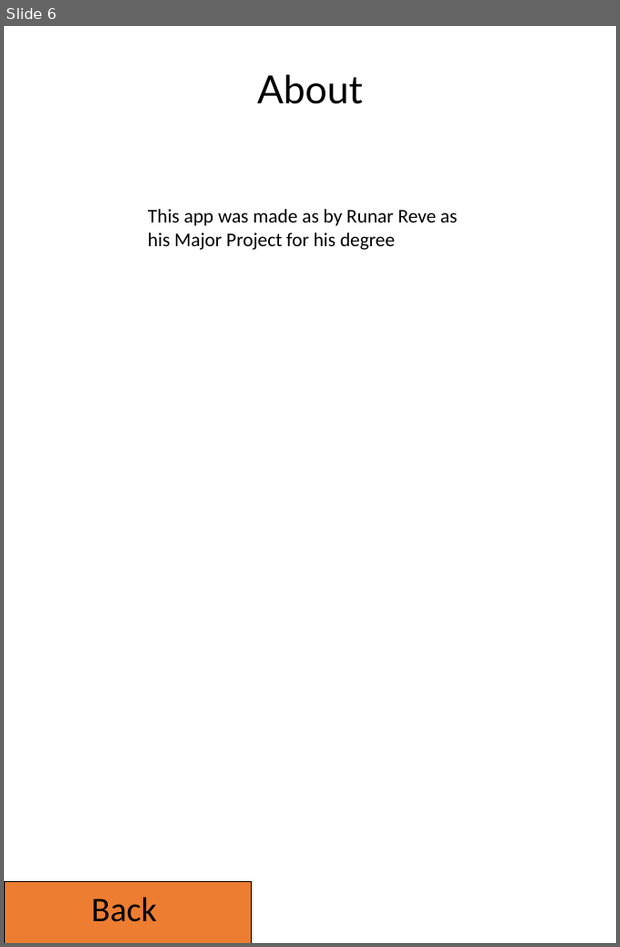
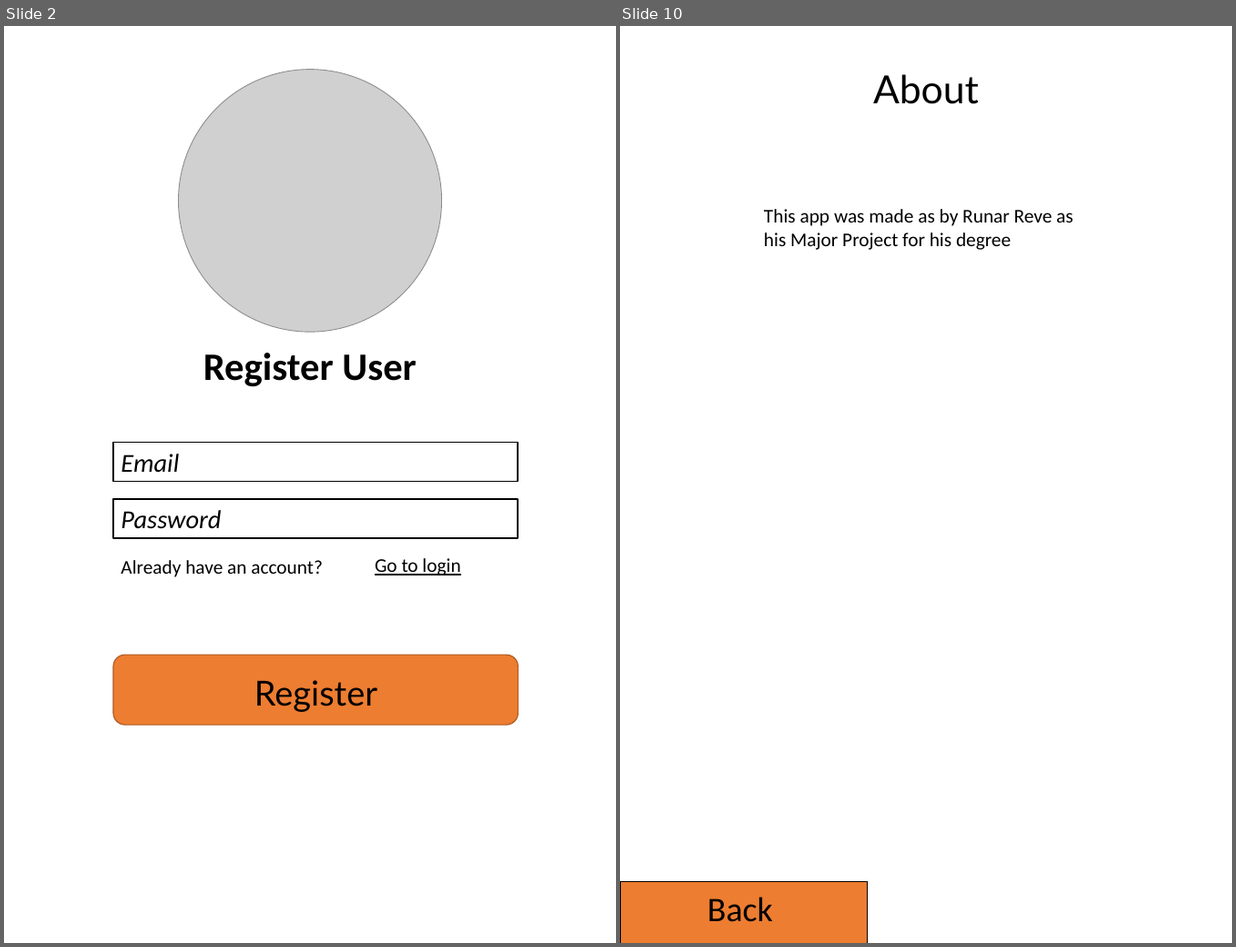
Before and after one commit to RunarReve/MoodTrackingApp, a slide deck: Documents/UI.pptx. Shown side by side, each under a label of ours: slide 6 before the commit, slides 2 and 10 after it; the slides between them are not shown. The pictures are 620x947 and 1236x947 pixels, drawn with LibreOffice and Linux fonts; fonts in the diff are those of the drawing; grey boxes stand for pictures. Boxes give left, top, right and bottom in pixels: in the first picture for what was removed or moved away, otherwise in the second. Text is boxed around its words. In the diff, an @@ line names an element or a change of style, - is before the commit and + after.

```diff
--- a/Documents/UI.pptx
+++ b/Documents/UI.pptx
@@ slide 2 added at (4,26,616,943), background #FFFFFF @@
@@ picture added at (178,70,442,332) @@
@@ text added at (203,353,415,387), 36 pt, text #000000, bold @@
+Register User
@@ rectangle added at (113,443,518,481), outline #000000 1.5 pt, 24 pt, text #000000, italic @@
+Email
@@ rectangle added at (113,499,518,538), outline #000000 1.5 pt, 24 pt, text #000000, italic @@
+Password
@@ text added at (120,560,322,577), 18 pt, text #000000 @@
+Already have an account?
@@ text added at (374,558,460,576), 18 pt, text #000000, underline @@
+Go to login
@@ rounded rectangle added at (113,656,518,725), fill #ED7D31, outline #AF5C24 1 pt @@
@@ text added at (254,680,377,712), 32 pt, text #000000 @@
+Register
@@ what was slide 6 is now slide 10 @@
```
Also in this commit, not shown: 5 slides changed, 3 other slides added, 30 other files.
